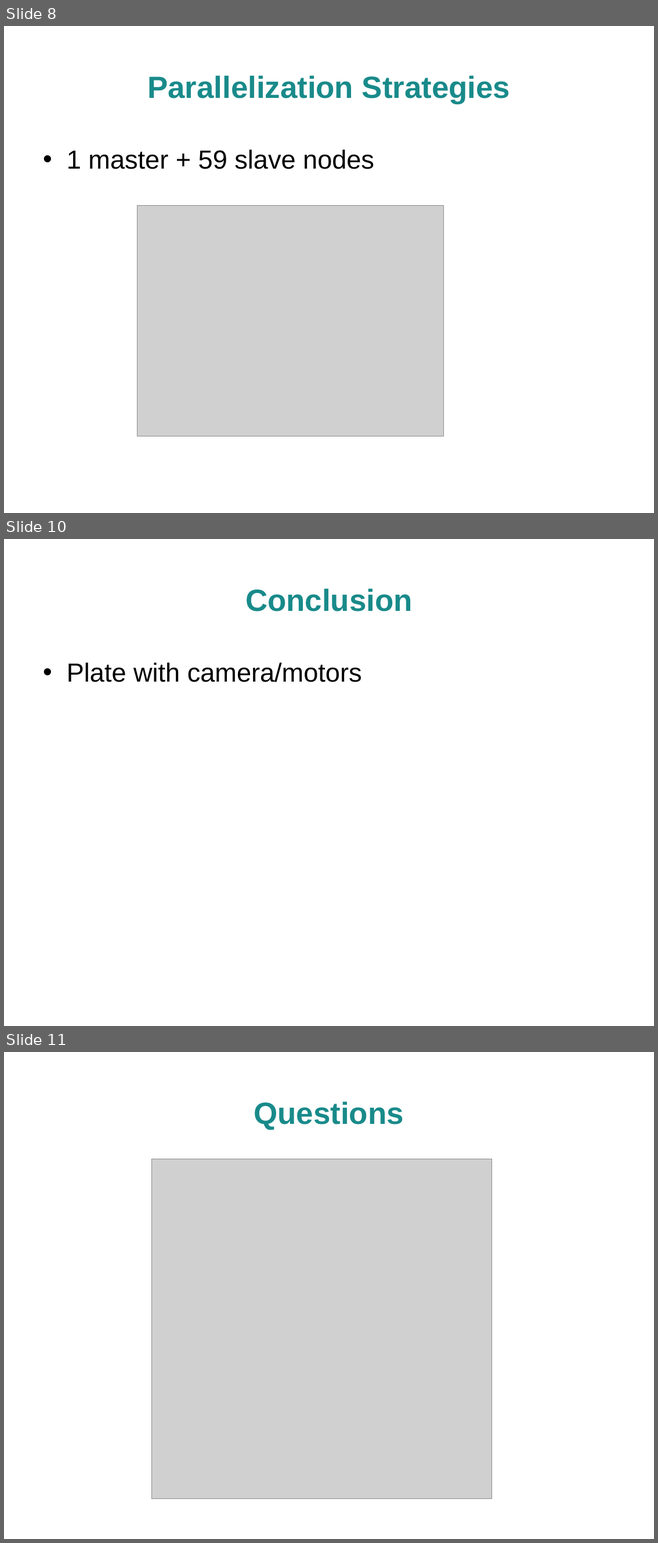
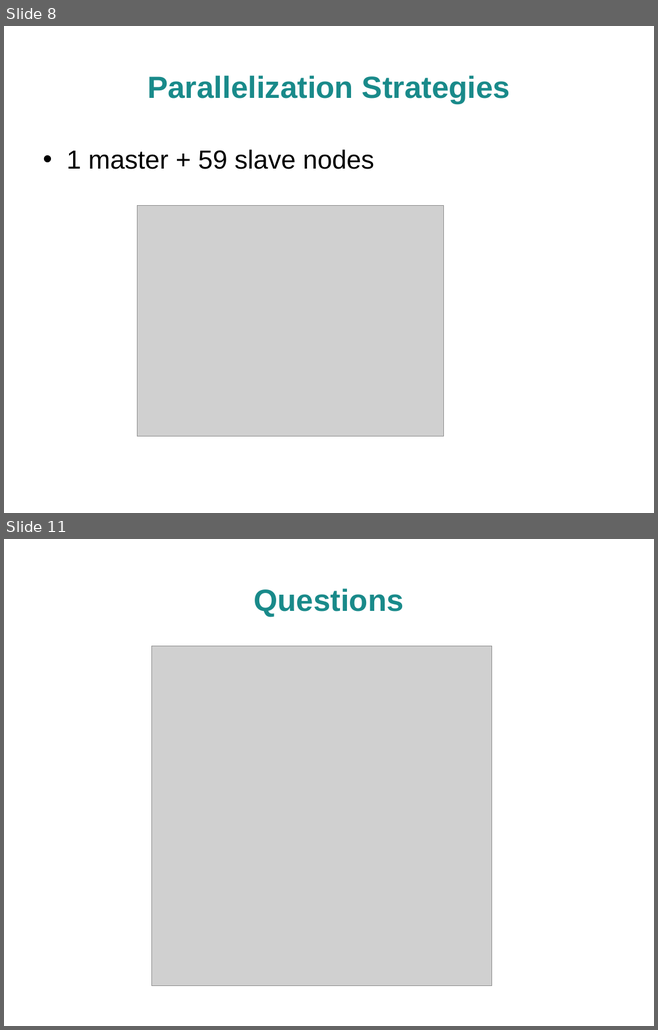
Before and after one commit to QJonny/SpiNNaker, a slide deck: doc/presentation/Presentation.odp. Shown one above the other, each under a label of ours: slides 8, 10 and 11 before the commit, slides 8 and 11 after it; the slides between them are not shown. The pictures are 658x1543 and 658x1030 pixels, drawn with LibreOffice and Linux fonts; fonts in the diff are those of the drawing; grey boxes stand for pictures; background and template pictures are left out. Boxes give left, top, right and bottom in pixels: in the first picture for what was removed or moved away, otherwise in the second. Text is boxed around its words. In the diff, an @@ line names an element or a change of style, - is before the commit and + after.

```diff
--- a/doc/presentation/Presentation.odp
+++ b/doc/presentation/Presentation.odp
@@ slide 10 removed at [4, 539, 654, 1026], background picture (left out) @@
@@ title removed at [245, 588, 412, 611] @@
-Conclusion
@@ text removed at [67, 663, 362, 682] @@
-• Plate with camera/motors
```
Also in this commit, not shown: 1 slide changed, 2 slides added, 1 other slide removed, 1 other file.
